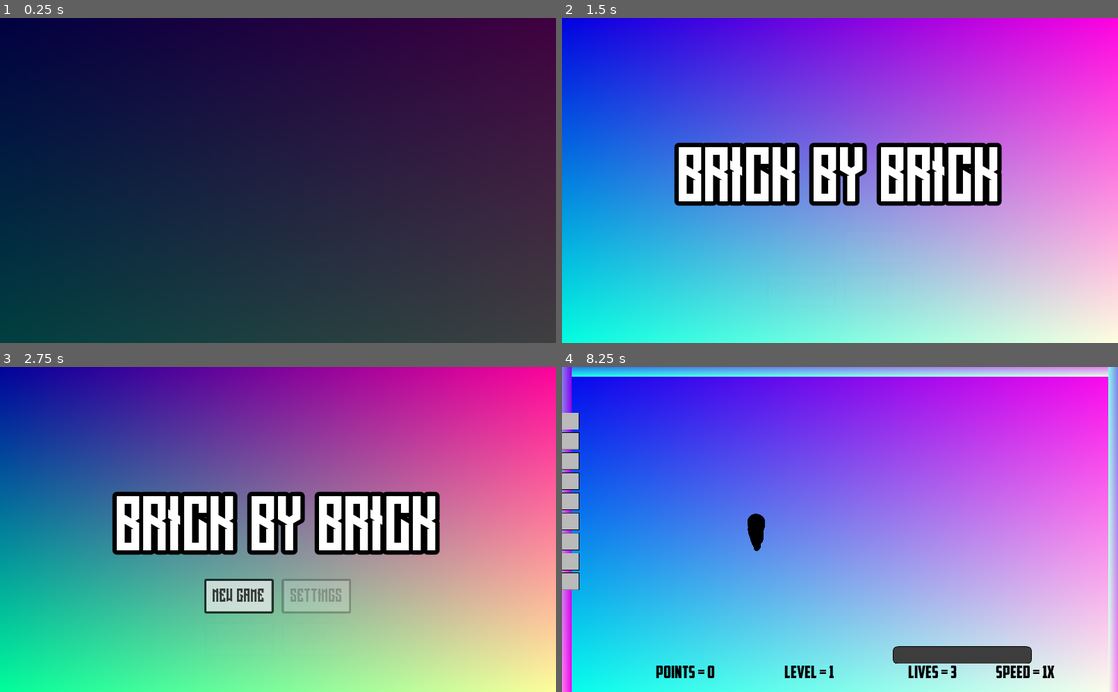
Above: before the commit, frames 1-4 (two rows, left to right).
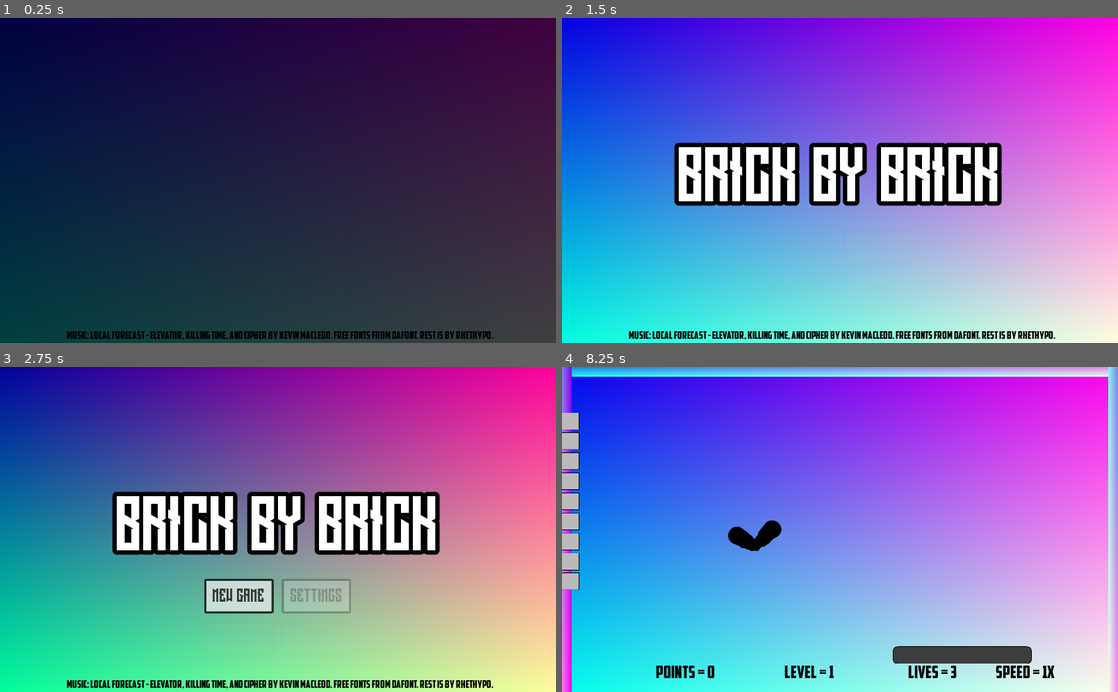
Above: after the commit, the same moments.

Repository: RhetHypo/BrickByBrickPolished
Game: Godot game, scene res://scenes/menus/MainTitle.tscn
Same seed, same stepped clock (60 frames per second), same inputs: the game is played once before the commit and once after it. Sound files missing from this copy of the repository are replaced by a short silence.
Inputs (mouse positions are in pixels of both pictures, inside the frame that each line leads up to):
- Up to frame 1 (0.25 s): no input
- Up to frame 2 (1.5 s): move the mouse to (962, 164) at 0.52 s; hold Right (ui_right) 0.53-1.28 s; hold A (A) 0.53-1.28 s; tap D (D) at 0.8, 1.35 s; move the mouse to (728, 196) at 1.27 s; hold Down (ui_down) from 1.28 s (still down)
- Up to frame 3 (2.75 s): tap S (S) at 1.55 s; tap Enter at 2 s; move the mouse to (333, 458) at 2.02 s; release Down (ui_down) at 2.03 s; hold Right (ui_right) from 2.03 s (still down); hold S (S) from 2.03 s (still down); tap A (A) at 2.3 s
- Up to frame 4 (8.25 s): release Right (ui_right) at 2.75 s; release S (S) at 2.75 s; click "NEW GAME" at 2.75 s; click "NEW GAME" at 3.5 s; move the mouse to (812, 594) at 4.27 s; hold Space (upgrade_test, bound only after the commit) 4.28-5.03 s; tap A (A) at 4.35, 6.05 s; tap D (D) at 4.55 s; move the mouse to (1006, 578) at 5.02 s; hold D (D) 5.03-5.78 s; hold Left (ui_left) 5.03-6.53 s; tap S (S) at 5.3, 5.85, 7.55 s; move the mouse to (673, 480) at 5.77 s; move the mouse to (867, 529) at 6.52 s; hold Down (ui_down) 6.53-7.28 s; hold D (D) 6.53-7.28 s; tap W (W) at 6.6 s; tap Space (upgrade_test, bound only after the commit) at 7.25 s; move the mouse to (756, 448) at 7.27 s; hold Right (ui_right) 7.28-8.03 s; click (756, 448) at 7.35 s; move the mouse to (962, 513) at 8.02 s; hold Space (upgrade_test, bound only after the commit) from 8.03 s (still down); hold A (A) from 8.03 s (still down)

The runs differ from the first frame. In frame 1, 1.2% of the frame differs, in the area x 12-89%, y 96-99%; in frame 2, 1.4%; in frame 3, 1.4%; in frame 4, 0.6%.

Commit message:
Added credits, looping music, and potential upgrade

Diff:
--- a/project.godot
+++ b/project.godot
@@ -61,6 +61,11 @@
 "events": [ Object(InputEventKey,"resource_local_to_scene":false,"resource_name":"","device":0,"alt":false,"shift":false,"control":false,"meta":false,"command":false,"pressed":false,"scancode":83,"unicode":0,"echo":false,"script":null)
  ]
 }
+upgrade_test={
+"deadzone": 0.5,
+"events": [ Object(InputEventKey,"resource_local_to_scene":false,"resource_name":"","device":0,"alt":false,"shift":false,"control":false,"meta":false,"command":false,"pressed":false,"scancode":32,"unicode":0,"echo":false,"script":null)
+ ]
+}
 
 [rendering]
 
--- a/scenes/entities/Ball.tscn
+++ b/scenes/entities/Ball.tscn
@@ -22,6 +22,7 @@
 "Ball",
 ]]
 modulate = Color( 0, 0, 0, 1 )
+collision_mask = 0
 physics_material_override = SubResource( 1 )
 gravity_scale = 0.0
 contacts_reported = 1
--- a/scenes/entities/Paddle.gd
+++ b/scenes/entities/Paddle.gd
@@ -47,7 +47,8 @@
 		self.position.x = 275
 	if(self.position.x >= 1760):
 		self.position.x = 1760
-
+	if Input.is_action_just_pressed("upgrade_test"):
+		self.upgrade(1)
 
 func start():
 	if !started:
@@ -62,3 +63,16 @@
 func newLife():
 	started = false
 	self.get_node("StartBall").visible = true
+
+func upgrade(upgrade = 1):
+	if upgrade == 1:
+		print(1)
+		for child in get_parent().get_children():
+			if child.is_in_group("Ball"):
+				var newBall = BALL.instance()
+				newBall.global_position = child.global_position
+				newBall.apply_central_impulse(Vector2(-500,0))
+				child.apply_central_impulse(Vector2(500,0))
+				self.get_parent().add_child(newBall)
+	elif upgrade == 2:
+		print(2)
--- a/scenes/levels/Gamefield.gd
+++ b/scenes/levels/Gamefield.gd
@@ -126,6 +126,7 @@
 		#TODO: Actual game over screen
 
 func level_check():
+	var z: float = ( 1.0 )
 	#quick and dirty spedometer
 	for child in self.get_children():
 		if child.is_in_group("Ball"):
--- a/scenes/menus/MainTitle.tscn
+++ b/scenes/menus/MainTitle.tscn
@@ -10,6 +10,7 @@
 [ext_resource path="res://scenes/menus/Transition.tscn" type="PackedScene" id=8]
 [ext_resource path="res://audio/FadeInOutLocalForecast.wav" type="AudioStream" id=9]
 [ext_resource path="res://scenes/menus/PauseDialog.tscn" type="PackedScene" id=10]
+[ext_resource path="res://other/american_captain/American Captain.ttf" type="DynamicFontData" id=11]
 
 [sub_resource type="Shader" id=1]
 code = "shader_type canvas_item;
@@ -116,6 +117,10 @@
 size = 32
 font_data = ExtResource( 3 )
 
+[sub_resource type="DynamicFont" id=8]
+size = 20
+font_data = ExtResource( 11 )
+
 [node name="MainTitle" type="Control"]
 anchor_right = 1.0
 anchor_bottom = 1.0
@@ -263,6 +268,16 @@
 [node name="CanvasLayer" type="CanvasLayer" parent="Camera2D"]
 
 [node name="PauseDialog" parent="Camera2D/CanvasLayer" instance=ExtResource( 10 )]
+
+[node name="Credits" type="Label" parent="."]
+margin_left = 13.0
+margin_top = 577.0
+margin_right = 1010.0
+margin_bottom = 591.0
+custom_fonts/font = SubResource( 8 )
+custom_colors/font_color = Color( 0, 0, 0, 1 )
+text = "Music: Local Forecast - Elevator, Killing Time, and Cipher by Kevin MacLeod. Free fonts from DaFont. Rest is by RhetHypo."
+align = 1
 [connection signal="animation_finished" from="AnimationPlayer" to="." method="_on_AnimationPlayer_animation_finished"]
 [connection signal="timeout" from="DelayTimer" to="." method="_on_DelayTimer_timeout"]
 [connection signal="pressed" from="CenterContainer/ButtonGrid/NewGameButton" to="." method="_on_NewGameButton_pressed"]
Not shown, changed: audio/KillingTime.wav.import
Not shown: 1 places in scenes/menus/MainTitle.tscn that only renumber resources
